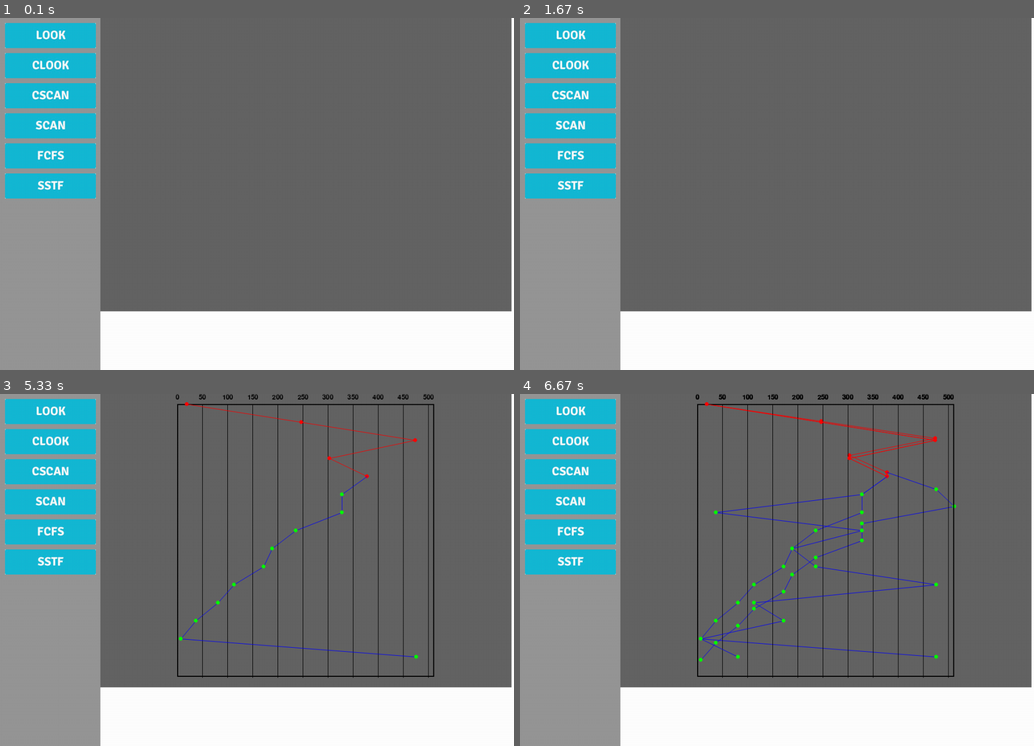
Above: before the commit, frames 1-4 (two rows, left to right).
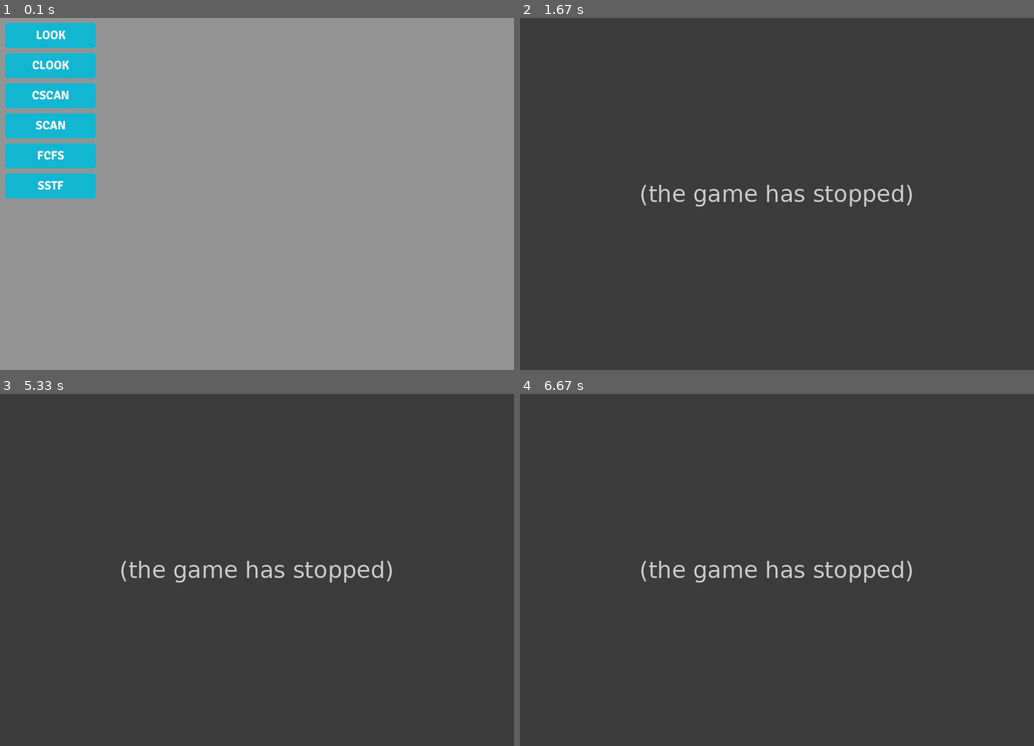
Above: after the commit, the same moments.

Repository: farfanoide/simuladorHDD
Game: pygame game, started from classTest.py
Same seed, same stepped clock (60 frames per second), same inputs: the game is played once before the commit and once after it. The source is Python 2; it was converted automatically to run under Python 3.
Inputs (mouse positions are in pixels of both pictures, inside the frame that each line leads up to):
- Up to frame 1 (0.1 s): no input
- Up to frame 2 (1.67 s): press the mouse at (586, 158) at 0.37 s; move the mouse to (638, 218) at 0.47 s; release the mouse at (689, 278) at 0.6 s
- Up to frame 3 (5.33 s): click (82, 559) at 4.83 s; press the mouse at (82, 559) at 5.1 s; move the mouse to (71, 534) at 5.2 s; move the mouse to (61, 506) at 5.3 s
- Up to frame 4 (6.67 s): release the mouse at (581, 506) at 5.33 s; press the mouse at (602, 559) at 5.6 s; move the mouse to (689, 499) at 5.7 s; release the mouse at (777, 443) at 5.83 s

The runs differ from the first frame. In frame 1, 80% of the frame differs, in the area x 19-100%, y 0-100%; in frame 2, 100%, in the area x 0-100%, y 0-100%; in frame 3, 99%; in frame 4, 99%.
Error after the commit: AttributeError: 'Graphic' object has no attribute 'blit' (classTest.py line 63); the game stopped at 0.37 s (later frames are placeholders)

Commit message:
screen refactored

Diff:
--- a/classTest.py
+++ b/classTest.py
@@ -44,28 +44,32 @@
 screen.blit(button6.img, button6.pos)
 # g.print_leyends('SSTF','345', True)
 # g.print_reqs_attended()
-cursor = BaseButton(lote,(10,10))
+# cursor = BaseButton(lote,(10,10))
 
 clock = pygame.time.Clock()
 pygame.display.flip()
 run = True
 while run:
-    clock.tick(30)
+
+    #clock.tick(30)
     for event in pygame.event.get():
         # print event
-        if event.type == pygame.MOUSEBUTTONUP:
-          x,y = pygame.mouse.get_pos()
-          cursor.rect.x = x
-          cursor.rect.y = y
+
+        if event.type == pygame.MOUSEBUTTONDOWN:
+          pos = pygame.mouse.get_pos()
           for button in buttons:
-              if button.clicked(cursor):
-                print button.img.get_clip()
+              if button.clicked(pos):
+                g.print_canvas()
+                g.graphic.blit(g.graphic.canvas_sfc,(0,0))
                 results = button.executeAction()
                 print results
                 reqs = results[0][0]
                 movs = str(results[0][1])
                 dire = results[0][2]
                 g.print_graphic(reqs)
+                screen.blit(g.graphic_screen,(200,0))
+                g.graphic_screen.blit(g.graphic.canvas_sfc,(0,0))
+                pygame.display.flip()
                 #pygame.display.update()
           # for button in
 
@@ -82,9 +86,6 @@
             # print button2.executeAction()
 
 
-        screen.blit(g.graphic_screen,(200,0))
-        g.graphic_screen.blit(g.graphic.graphic_sfc,(0,0))
-        pygame.display.flip()
         if event.type == pygame.QUIT:
             run = False
         #faster dubugging
--- a/gui/buttons.py
+++ b/gui/buttons.py
@@ -6,9 +6,7 @@
 
 
     def __init__(self, obj_class, pos, action="", img='gui/img/button_small.png'):
-        pygame.sprite.Sprite.__init__(self)
         self.pos = pos
-        print self.pos
         self.img = pygame.image.load(img)
         # self.rect = (pos[0], pos[1], self.img.get_width(), self.img.get_height())
         self.rect = self.img.get_rect()
@@ -17,8 +15,8 @@
         self.obj_class = obj_class
         self.action = action
 
-    def clicked(self, rect):
-        if pygame.sprite.collide_rect(self, rect):
+    def clicked(self, pos):
+        if self.rect.collidepoint(pos):
             return True
         else:
             return False
--- a/gui/graphic.py
+++ b/gui/graphic.py
@@ -6,55 +6,64 @@
 
 class Graphic():
 
-    def __init__(self, rect, bkg_colour, pad=20):
+    def __init__(self, rect, bkg_colour, grid_width, pad=20):
+        self.bkg_colour = bkg_colour
         self.rect = rect
         self.ax_x = rect[0]
         self.ax_y = rect[1]
         self.width = rect[2]
         self.height = rect[3]
         self.padding = pad
-        self.graphic_sfc = pygame.Surface((self.width, self.height))
-        self.graphic_sfc.fill(bkg_colour)
+        self.canvas_sfc = pygame.Surface((self.width, self.height))
+        self.canvas_sfc.fill(self.bkg_colour)
+        x_coor = (self.width - grid_width) / 2
+        self.grid_rect = (x_coor, self.padding, grid_width,
+                self.height - 2 * self.padding - 1)
+        self.graphic_sfc = pygame.Surface((self.grid_rect[2], self.grid_rect[3]))
+
+        #TODO: LLENAR CON TRANSPARENCIA
+        self.graphic_sfc.fill(self.bkg_colour)
+        #self.graphic_sfc.set_colorkey(self.bkg_colour)
+        self.canvas_sfc.blit(self.graphic_sfc, (self.grid_rect[0],self.grid_rect[1]))
+
         #just for debuggin purpose. Uncoment to see the size of the surface
-        #pygame.draw.rect(self.graphic_sfc,(0,0,0),rect,1)
+        #pygame.draw.rect(self.canvas_sfc,(0,0,0),rect,1)
 
-    def draw_grid(self, graph_width, hspacing=0, vspacing=0, gridColour=(0, 0, 0), center = True):
-        # if Center = True grid will be x centered
-        if center:
-            x_coor = (self.width - graph_width) / 2
-        rect = (x_coor, self.padding, graph_width,
-                self.height - 2 * self.padding - 1)
+    def draw_grid(self, hspacing=0, vspacing=0, gridColour=(0, 0, 0)):
         # Let's draw the contour of the graphic
-        pygame.draw.rect(self.graphic_sfc, gridColour, rect, 2)
+        pygame.draw.rect(self.canvas_sfc, gridColour, self.grid_rect, 2)
         # Now the horizontal lines
         if hspacing:
-            for i in range(hspacing, graph_width, hspacing):
-                pygame.draw.aaline(self.graphic_sfc, gridColour, (
-                    i + x_coor, self.padding), (i + x_coor, self.height - self.padding))
+            for i in range(hspacing, self.grid_rect[2], hspacing):
+                pygame.draw.aaline(self.canvas_sfc, gridColour, (
+                    i + self.grid_rect[0], self.padding), (i + self.grid_rect[0], self.height - self.padding))
         # Finally vertical lines
         if vspacing:
-            for i in range(vspacing, graph_width, vspacing):
-                pygame.draw.aaline(self.graphic_sfc, gridColour, (
-                    self.padding, self.padding + i), (self.padding + graph_width, self.padding + i))
-        return rect
+            for i in range(vspacing, self.grid_rect[2], vspacing):
+                pygame.draw.aaline(self.canvas_sfc, gridColour, (
+                    self.padding, self.padding + i), (self.padding + self.grid_rect[0], self.padding + i))
 
-    def label_grid(self, hspacing, grid_coor):
+    def label_grid(self, hspacing):
         pygame.font.init()
-        grid_ax_x   = grid_coor[0]
-        grid_ax_y   = grid_coor[1]
-        grid_width  = grid_coor[2]
-        grid_height = grid_coor[3]
+        grid_ax_x   = self.grid_rect[0]
+        grid_ax_y   = self.grid_rect[1]
+        grid_width  = self.grid_rect[2]
+        grid_height = self.grid_rect[3]
         for i in range(0, grid_width, hspacing):
             label = pygame.font.SysFont(None, 20)
             label_sfc = label.render(str(i), True, (0, 0, 0))
             # Needed to center the label to the desired coordinate
             half_width = label_sfc.get_width()/2
-            self.graphic_sfc.blit(label_sfc, (grid_ax_x + i - half_width, 0))
-            print i
+            self.canvas_sfc.blit(label_sfc, (grid_ax_x + i - half_width, 0))
 
 
     def draw_graphic(self, coordinates, img=''):
         """this function takes the coordinates given by any algorithm and draws them in the grid"""
+        self.graphic_sfc.fill(self.bkg_colour)
+        #self.graphic_sfc.set_colorkey(self.bkg_colour)
+        self.canvas_sfc.blit(self.graphic_sfc,(self.grid_rect[0],self.grid_rect[1]))
+        pygame.display.flip()
+        print coordinates
         for x in range(len(coordinates)):
             if coordinates[x]:
                 try:
@@ -83,3 +92,6 @@
                     image_sfc = pygame.image.load(img)
                     for element in coordinates[x]:
                         self.graphic_sfc.blit(image_sfc,element)
+
+        self.canvas_sfc.blit(self.graphic_sfc,(self.grid_rect[0],self.grid_rect[1]))
+        pygame.display.update()
--- a/gui/screen_algorithms.py
+++ b/gui/screen_algorithms.py
@@ -15,8 +15,8 @@
         self.graphic_screen = pygame.Surface(size)
         self.graphic_screen.fill(bkg_colour)
         self.bkg_colour = bkg_colour
-        self.graphic = Graphic((int(self.width*1/5), 0, int(self.width*4/5), int(self.height*5/6)), (100,100,100))
         self.simulation = simulation
+        self.graphic = Graphic((int(self.width*1/5), 0, int(self.width*4/5), int(self.height*5/6)), (100,100,100), self.simulation.max_tracks+1)
         # just for debuggin purpose. Uncoment to see the size of the surface
         #pygame.draw.rect(self.graphic_screen,(0,0,0),(0,0,self.size[0],self.size[1]),1)
 
@@ -34,20 +34,22 @@
         for x in range(len(requirements)):
             if requirements[x]:
                 for req in requirements[x]:
-                    coordinate = ((req + (self.graphic.width - self.simulation.max_tracks+1)/2), i)
+                    coordinate = ((req, i))
                     i += step
                     coordinates[x].append(coordinate)
-        print coordinates
         return coordinates
 
 
 
 
 
+    def print_canvas(self):
+        coors = self.graphic.draw_grid(50)
+        self.graphic.label_grid(50)
+
     def print_graphic(self, list_reqs):
-        coors = self.graphic.draw_grid(self.simulation.max_tracks+1, 50)
-        self.graphic.label_grid(50, coors)
         self.graphic.draw_graphic(self.__calculate_coordinates(list_reqs))
+
         #self.graphic_screen.blit(self.graphic.graphic_sfc, (self.graphic.ax_x, self.graphic.ax_y))
 
     def print_leyends(self, algorithm='Algoritmo', movements='movs', direction="derOizq"):
